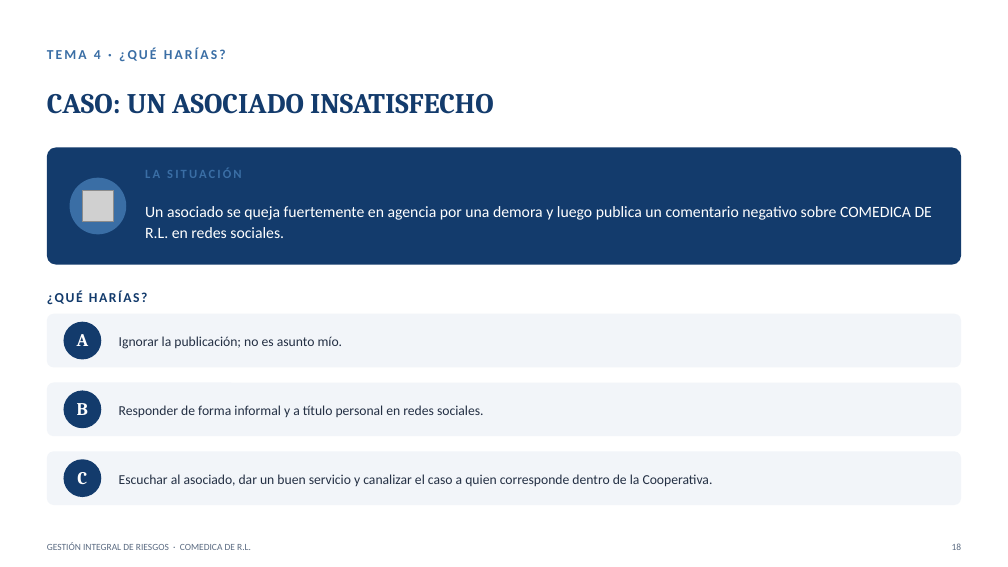
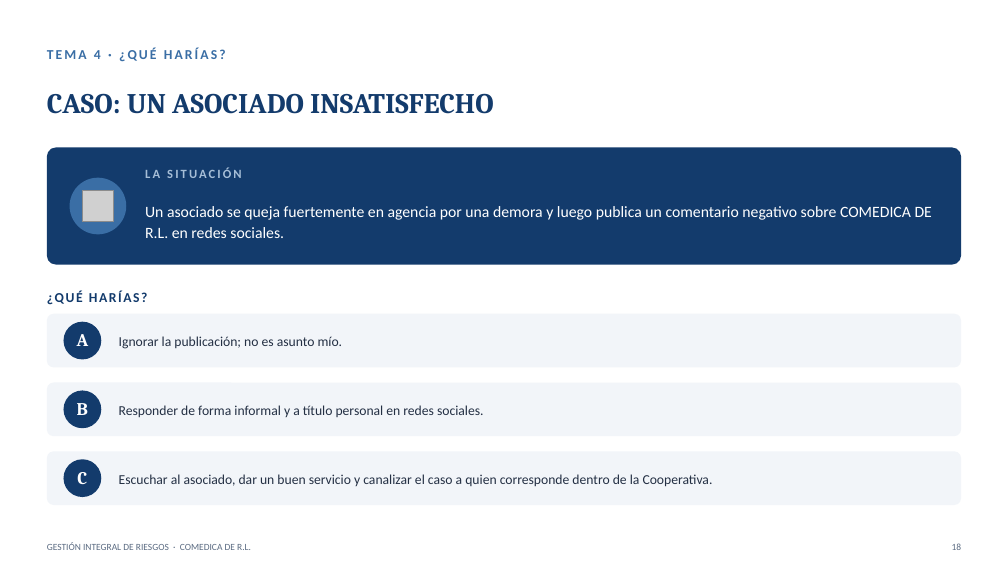
Before and after one commit to menjivar201280/riesgo, a slide deck: slide 18 of capacitacion-riesgos-2025/CAPACITACION_RIESGOS_2025.pptx. Drawn at 1008x567 pixels with LibreOffice and Linux fonts; fonts in the diff are those of the drawing; grey boxes stand for pictures. Boxes give left, top, right and bottom in pixels: in the first picture for what was removed or moved away, otherwise in the second. Text is boxed around its words. In the diff, an @@ line names an element or a change of style, - is before the commit and + after.

```diff
--- a/capacitacion-riesgos-2025/CAPACITACION_RIESGOS_2025.pptx
+++ b/capacitacion-riesgos-2025/CAPACITACION_RIESGOS_2025.pptx
@@ text "LA SITUACIÓN" at (x1=145, y1=168, x2=242, y2=178): text colour #3A6EA5 to #A6BED7 @@
```
Also in this commit, not shown: 6 other slides changed.
